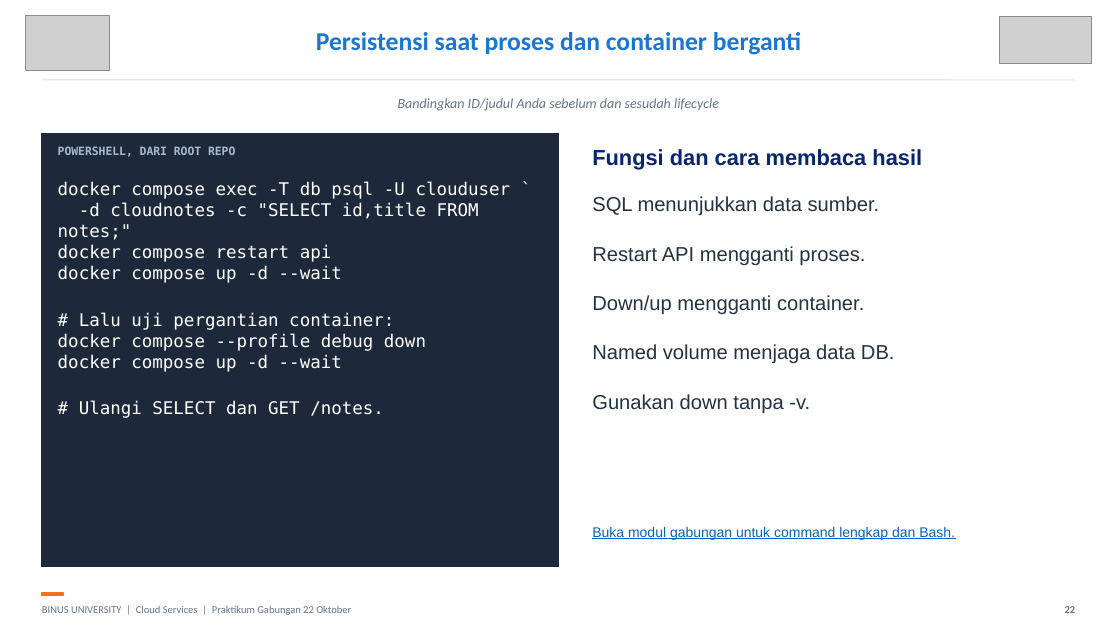
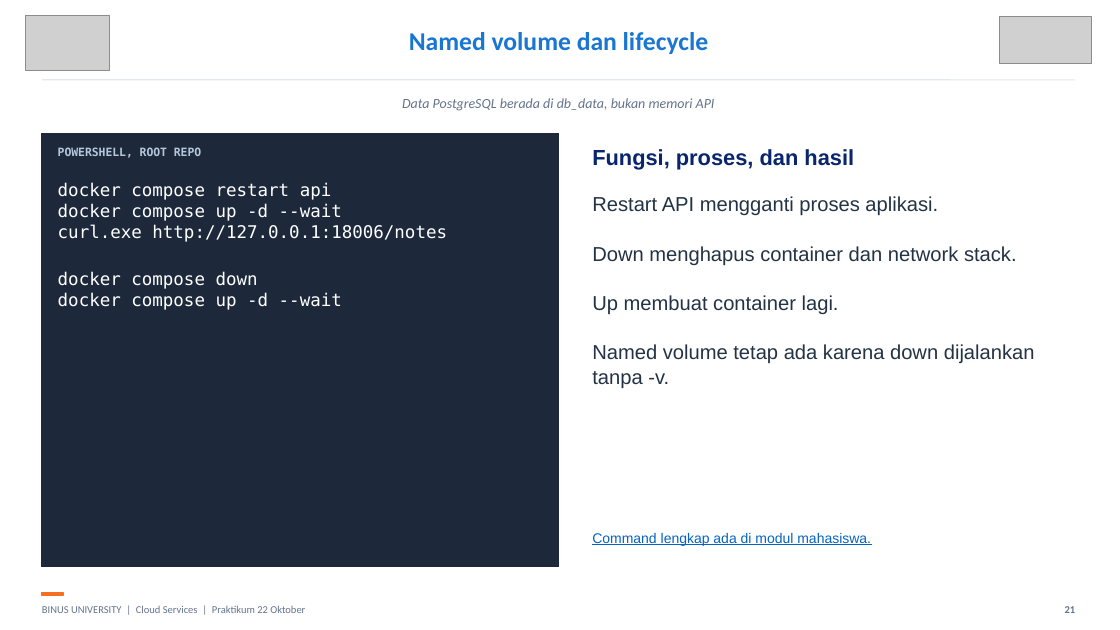
Before and after one commit to SeedFlora/meet6CloudService, a slide deck: slide 21 of slides/LAB_GABUNGAN_DOCKER_CORE_COMPOSE_22_OKTOBER.pptx (slide 22 before the commit). Drawn at 1120x630 pixels with LibreOffice and Linux fonts; fonts in the diff are those of the drawing; grey boxes stand for pictures. Boxes give left, top, right and bottom in pixels: in the first picture for what was removed or moved away, otherwise in the second. Text is boxed around its words. In the diff, an @@ line names an element or a change of style, - is before the commit and + after.

Commit message:
Make Core and Compose workshop linear, local, and ready for classroom use

```diff
--- a/slides/LAB_GABUNGAN_DOCKER_CORE_COMPOSE_22_OKTOBER.pptx
+++ b/slides/LAB_GABUNGAN_DOCKER_CORE_COMPOSE_22_OKTOBER.pptx
@@ text at (409, 32, 709, 54): text changed @@
-Persistensi saat proses dan container berganti
+Named volume dan lifecycle
@@ text at (402, 98, 715, 111): text changed @@
-Bandingkan ID/judul Anda sebelum dan sesudah lifecycle
+Data PostgreSQL berada di db_data, bukan memori API
@@ text at (58, 147, 201, 158): text changed; text colour #A8BAD1 to #B5C7DD @@
-POWERSHELL, DARI ROOT REPO
+POWERSHELL, ROOT REPO
@@ text at (592, 149, 854, 170): text changed @@
-Fungsi dan cara membaca hasil
+Fungsi, proses, dan hasil
@@ text at (58, 182, 511, 240): paragraphs removed @@
-docker compose exec -T db psql -U clouduser `
--d cloudnotes -c "SELECT id,title FROM notes;"
@@ text at (592, 196, 1035, 389): text changed @@
-SQL menunjukkan data sumber.
-Restart API mengganti proses.
-Down/up mengganti container.
-Named volume menjaga data DB.
-Gunakan down tanpa -v.
+Restart API mengganti proses aplikasi.
+Down menghapus container dan network stack.
+Up membuat container lagi.
+Named volume tetap ada karena down dijalankan tanpa -v.
@@ text at (58, 225, 447, 289): text changed @@
-# Lalu uji pergantian container:
-docker compose --profile debug down
+curl.exe http://127.0.0.1:18006/notes
+docker compose down
@@ text at (79, 400, 384, 418): paragraph removed @@
-# Ulangi SELECT dan GET /notes.
@@ text at (592, 533, 871, 546): text changed @@
-Buka modul gabungan untuk command lengkap dan Bash.
+Command lengkap ada di modul mahasiswa.
@@ text at (42, 605, 305, 613): text changed @@
-BINUS UNIVERSITY | Cloud Services | Praktikum Gabungan 22 Oktober
+BINUS UNIVERSITY | Cloud Services | Praktikum 22 Oktober
```
Also in this commit, not shown: 19 other slides changed, 10 slides added, 9 slides removed, 17 other files.
